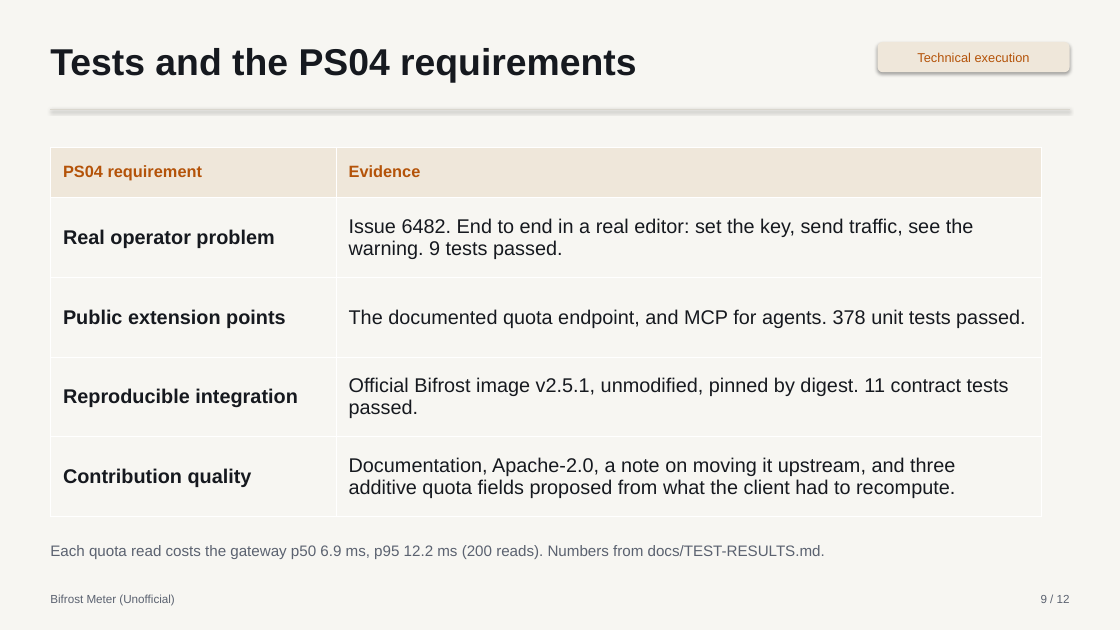
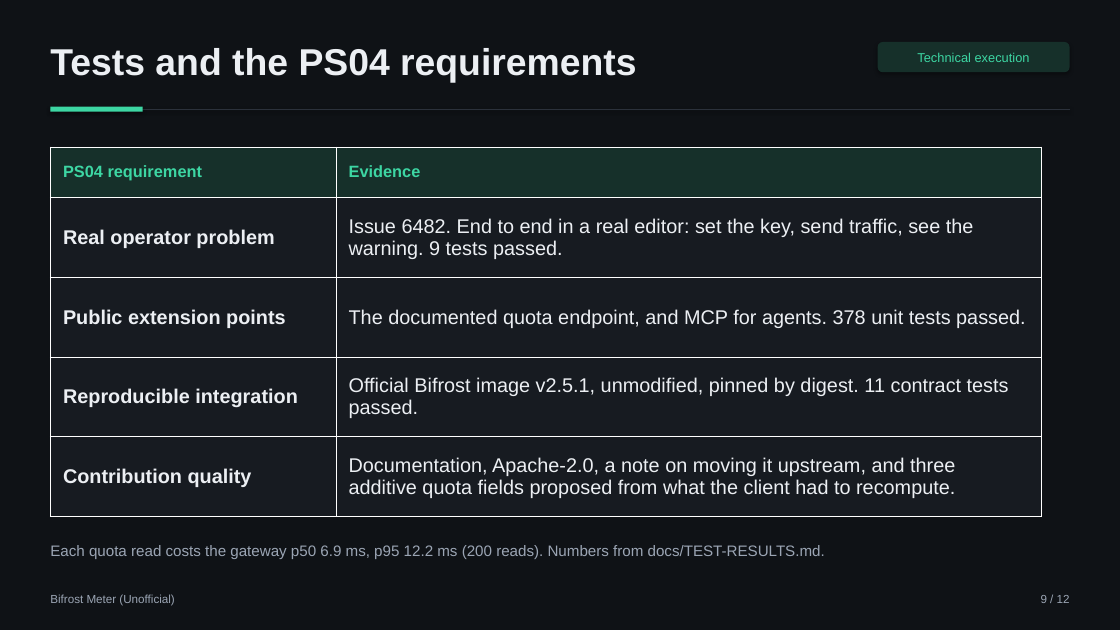
Before and after one commit to aimanmalib/bifrost-meter, a slide deck: slide 9 of deck/bifrost-meter.pptx. Drawn at 1120x630 pixels with LibreOffice and Linux fonts; fonts in the diff are those of the drawing. Boxes give left, top, right and bottom in pixels: in the first picture for what was removed or moved away, otherwise in the second. Text is boxed around its words. In the diff, an @@ line names an element or a change of style, - is before the commit and + after.

```diff
--- a/deck/bifrost-meter.pptx
+++ b/deck/bifrost-meter.pptx
@@ background #F7F6F2 to #0F1216 @@
@@ text "Tests and the PS04 requirements" at bbox=[50, 48, 636, 82]: text colour #16191F to #ECEFF3 @@
@@ rounded rectangle "Technical execution" at bbox=[878, 42, 1070, 72]: text colour #B45309 to #3DD6A3; fill #EFE7DA to #16302A @@
@@ line (50, 109) - (1070, 109): stroke #D9D6CE 1 pt to #2B313B 1 pt @@
@@ rectangle added at bbox=[50, 107, 143, 112], fill #3DD6A3 @@
@@ table at bbox=[50, 147, 1042, 517] @@
@@ fill #EFE7DA to #16302A in row 1 @@
@@ fill #F7F6F2 to #171B21 in 8 cells @@
@@ text colour #B45309 to #3DD6A3 in "PS04 requirement", "Evidence" @@
@@ text colour #16191F to #ECEFF3 @@
@@ text colour #5B6270 to #9BA5B4 in 3 elements at bbox=[50, 594, 174, 606], bbox=[1041, 595, 1070, 603], bbox=[50, 545, 825, 559] @@
```
Also in this commit, not shown: 11 other slides changed, 4 other files.
